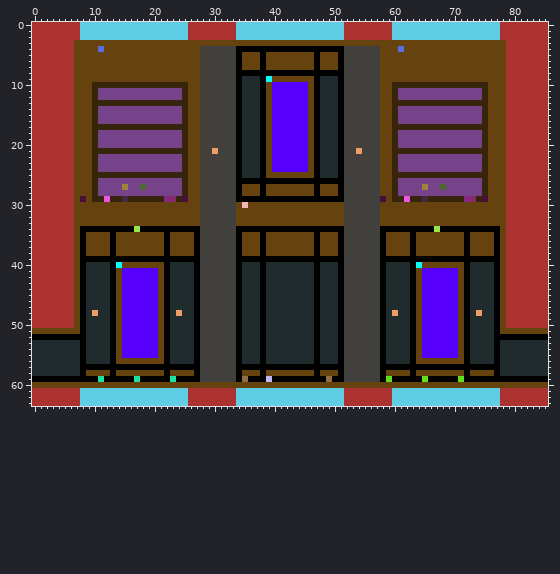
A pixel-art file gets an edit: Assets/Maps/GrandArchives/WritingRoom.aseprite. The first picture shows the starting point.
86x64 pixels, 1 frame.
After:
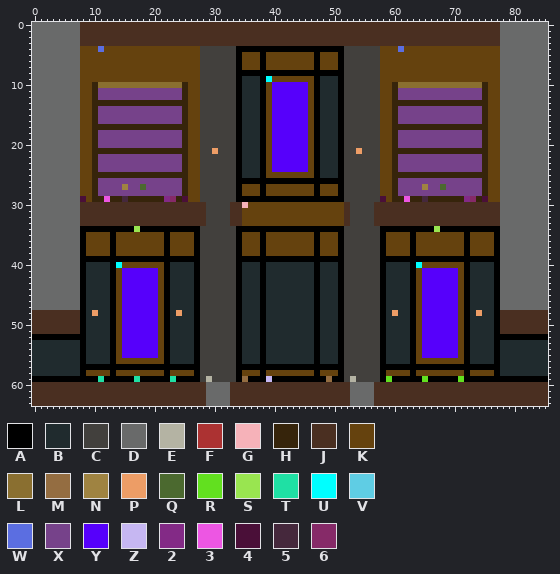
Palette (. is transparent): A #000000  B #202b2e  C #42403d  D #696a6a  E #b4b3a3  F #ac3232  G #f6b2b9  H #36240b  J #4a2f21  K #65420e  L #8a6f30  M #946d41  N #9f8341  P #ed9d66  Q #4b692f  R #62e01f  S #99e550  T #1fe0a4  U #00ffff  V #5fcde4  W #5b6ee1  X #76428a  Y #5600fb  Z #c6b7f2  2 #832a86  3 #ed56e3  4 #4a0f38  5 #45283c  6 #862a68
Diff:
layer "Tiles" now shown
Layers "Objects", "Tiles":
The author changed colour F to colour D in rows 0 to 2 at x 0 to 7 and 78 to 85; in rows 3 to 47 at x 0 to 6 and 79 to 85; in rows 61 to 63 at x 29 to 32 and 53 to 56.
The author changed colour K to colour D in rows 3 to 47 at x 7 and 78; in row 60 at x 29 to 32 and 53 to 56.
The author changed colour C to colour E in row 59 at x 29 and 53.
The author changed colour C to colour J in rows 30 to 33 at x 28, 33, 52 and 57.
The author changed colour F to colour J in rows 0 to 2 at x 26 to 33 and 52 to 59; in rows 48 to 50 at x 0 to 6 and 79 to 85; in rows 61 to 63 at x 0 to 7, 26 to 28, 33, 52, 57 to 59 and 78 to 85.
The author changed colour K to colour J in row 3 at x 8 to 77; in rows 30 to 33 at x 8 to 27, 34 and 58 to 77; in rows 48 to 50 at x 7 and 78; in row 51 at x 0 to 7 and 78 to 85; in row 60 at x 0 to 28, 33 to 52 and 57 to 85.
The author changed colour V to colour J in rows 0 to 2 at x 8 to 25, 34 to 51 and 60 to 77; in rows 61 to 63 at x 8 to 25, 34 to 51 and 60 to 77.
The author changed colour H to colour L in row 10 at x 11 to 24 and 61 to 74.
